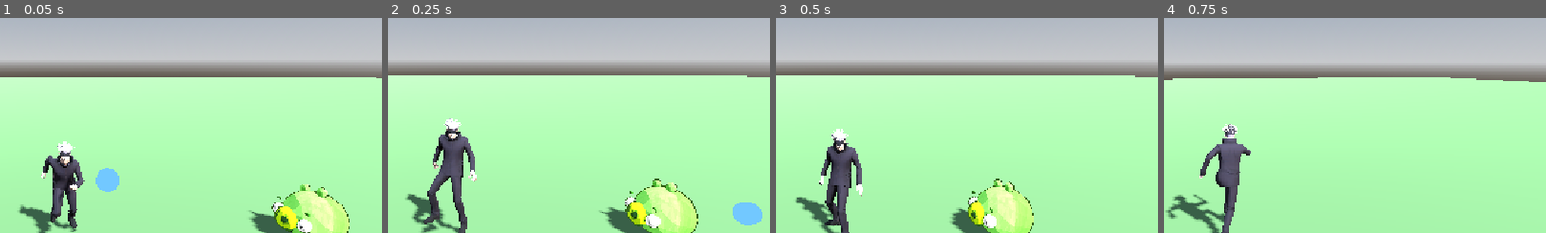
Above: before the commit, frames 1-4 (left to right).
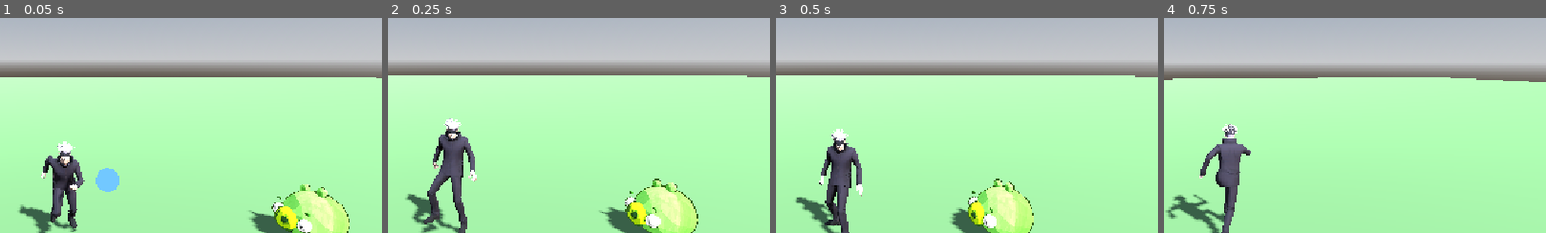
Above: after the commit, the same moments.

Repository: SamueLVitor1/larpbonk
Game: Godot game, scene res://levels/test_arena/test_arena.tscn
The game is run twice, just before and just after one commit, with the same random seed, the same clock (stepped at 60 frames per second) and the same inputs.
Inputs (mouse positions are % of the whole screen's width and height, from its top left):
- Up to frame 1 (0.05 s): no input
- Up to frame 2 (0.25 s): no input
- Up to frame 3 (0.5 s): no input
- Up to frame 4 (0.75 s): tap Enter at 0.5 s; move the mouse to (55, 50) at 0.52 s; hold W (move_forward) from 0.53 s (still down); tap K at 0.6 s
The pictures show only the part of the screen within x 42-92%, y 21-71%; the shares and areas given below are measured in that part.

Frame 1 is identical in both runs. In frame 2, 0.7% of the frame differs, in the area x 90-98%, y 85-97%; in frame 3, nothing differs; in frame 4, nothing differs.

Commit message:
feat: balas acertam e matam inimigos

Diff:
--- a/components/hitbox_component/hitbox_component.gd
+++ b/components/hitbox_component/hitbox_component.gd
@@ -8,6 +8,10 @@
 signal hit(hurtbox: HurtboxComponent)
 
 @export var damage: float = 10.0
+## Para depois do primeiro acerto (ex.: bala). Chame reset() para reutilizar.
+@export var hit_once: bool = false
+
+var _spent := false
 
 
 func _ready() -> void:
@@ -16,7 +20,17 @@
 
 
 func _physics_process(_delta: float) -> void:
+	if _spent:
+		return
 	for area in get_overlapping_areas():
 		if area is HurtboxComponent:
 			area.receive_hit(damage)
 			hit.emit(area)
+			if hit_once:
+				_spent = true
+				return
+
+
+## Libera para acertar de novo (objetos reaproveitados pelo pool).
+func reset() -> void:
+	_spent = false
--- a/weapons/projectiles/projectile.gd
+++ b/weapons/projectiles/projectile.gd
@@ -10,16 +10,33 @@
 var direction := Vector3.FORWARD
 var _time_left: float = 0.0
 
+@onready var hitbox: HitboxComponent = $HitboxComponent
+
+
+func _ready() -> void:
+	hitbox.hit.connect(_on_hit)
+
 
 ## Posiciona e dispara. Chamado por quem atira, logo depois de pegar do pool.
 func launch(from: Vector3, toward: Vector3) -> void:
 	global_position = from
 	direction = toward.normalized()
 	_time_left = lifetime
+	hitbox.reset()
 
 
 func _physics_process(delta: float) -> void:
 	global_position += direction * speed * delta
 	_time_left -= delta
 	if _time_left <= 0.0:
-		ObjectPool.release_or_free(self)
+		_despawn()
+
+
+## Acertou: some. Deferred porque o acerto acontece no meio da checagem de
+## colisão, e desligar a área nesse momento dá erro no Godot.
+func _on_hit(_hurtbox: HurtboxComponent) -> void:
+	_despawn.call_deferred()
+
+
+func _despawn() -> void:
+	ObjectPool.release_or_free(self)
--- a/weapons/projectiles/projectile.tscn
+++ b/weapons/projectiles/projectile.tscn
@@ -1,6 +1,11 @@
-[gd_scene load_steps=4 format=3]
+[gd_scene load_steps=6 format=3]
 
 [ext_resource type="Script" path="res://weapons/projectiles/projectile.gd" id="1_projectile"]
+
+[ext_resource type="PackedScene" path="res://components/hitbox_component/hitbox_component.tscn" id="2_hitbox"]
+
+[sub_resource type="SphereShape3D" id="SphereShape3D_1"]
+radius = 0.25
 
 [sub_resource type="StandardMaterial3D" id="StandardMaterial3D_blue"]
 shading_mode = 0
@@ -22,3 +27,12 @@
 [node name="MeshInstance3D" type="MeshInstance3D" parent="."]
 cast_shadow = 0
 mesh = SubResource("SphereMesh_1")
+
+[node name="HitboxComponent" parent="." instance=ExtResource("2_hitbox")]
+collision_layer = 0
+collision_mask = 16
+damage = 10.0
+hit_once = true
+
+[node name="CollisionShape3D" type="CollisionShape3D" parent="HitboxComponent"]
+shape = SubResource("SphereShape3D_1")
Not shown, changed: CLAUDE.md
